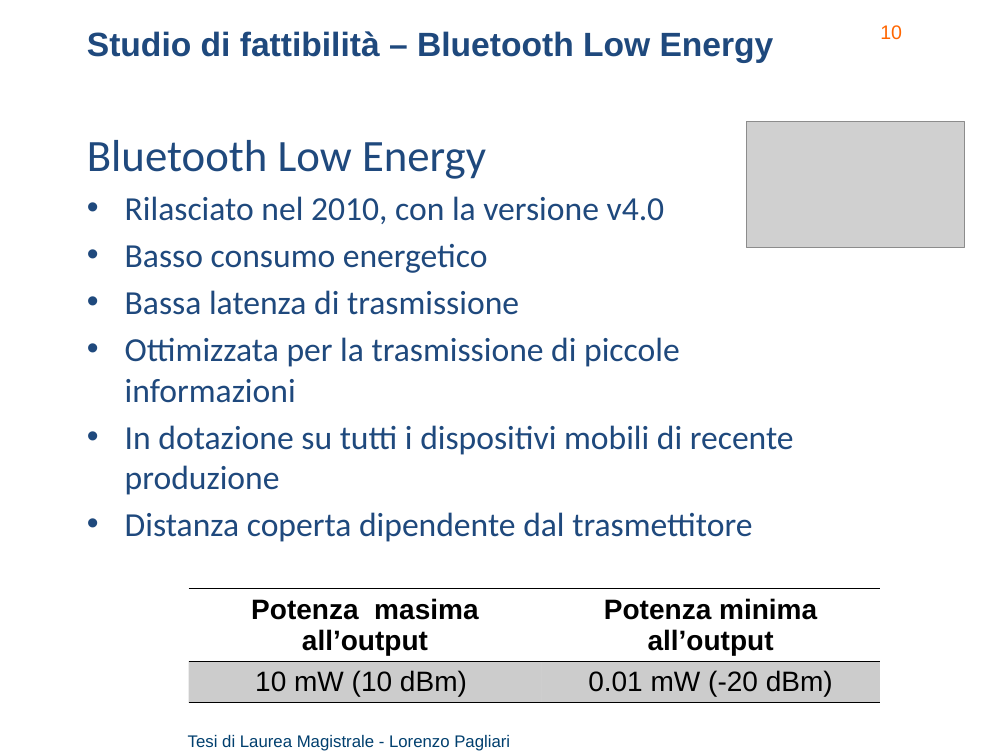
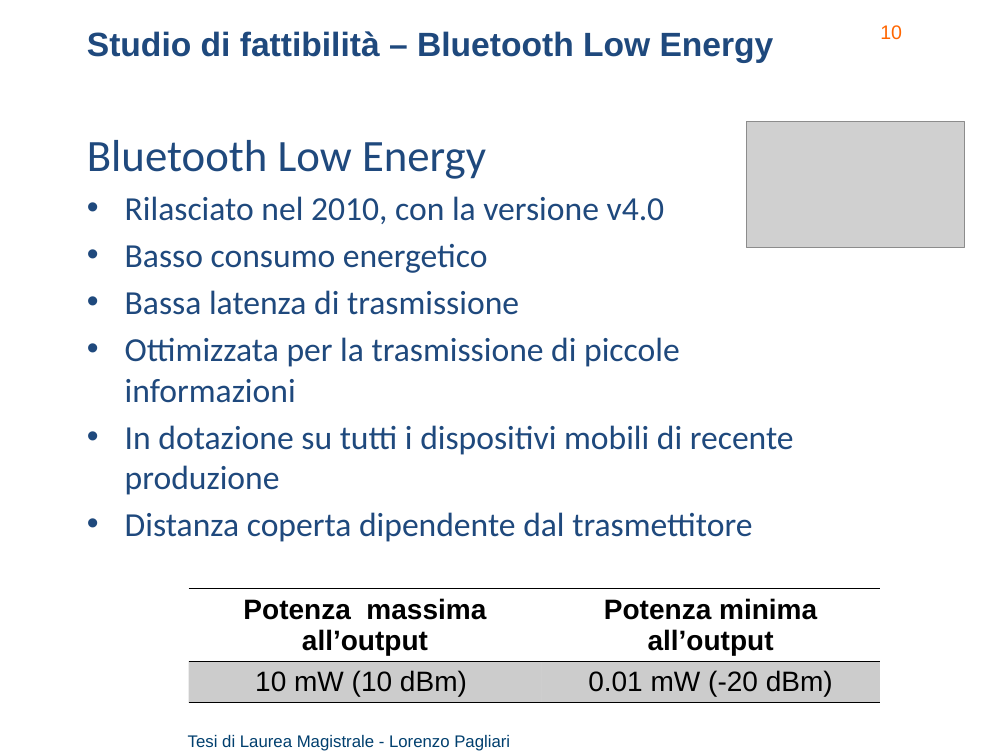
Before and after one commit to lorenzo-pagliari/Tesi, a slide deck: slide 10 of presentazione/Pagliari Lorenzo - presentazione_v2.pptx. Drawn at 1008x756 pixels with LibreOffice and Linux fonts; fonts in the diff are those of the drawing; grey boxes stand for pictures; background and template pictures are left out. Boxes give left, top, right and bottom in pixels: in the first picture for what was removed or moved away, otherwise in the second. Text is boxed around its words. In the diff, an @@ line names an element or a change of style, - is before the commit and + after.

```diff
--- a/presentazione/Pagliari Lorenzo - presentazione_v2.pptx
+++ b/presentazione/Pagliari Lorenzo - presentazione_v2.pptx
@@ table at (188,589,880,700) @@
-row 1, column 1: Potenza masima all’output
+row 1, column 1: Potenza massima all’output
```
Also in this commit, not shown: 9 other slides changed, 4 slides added, 2 other files.
